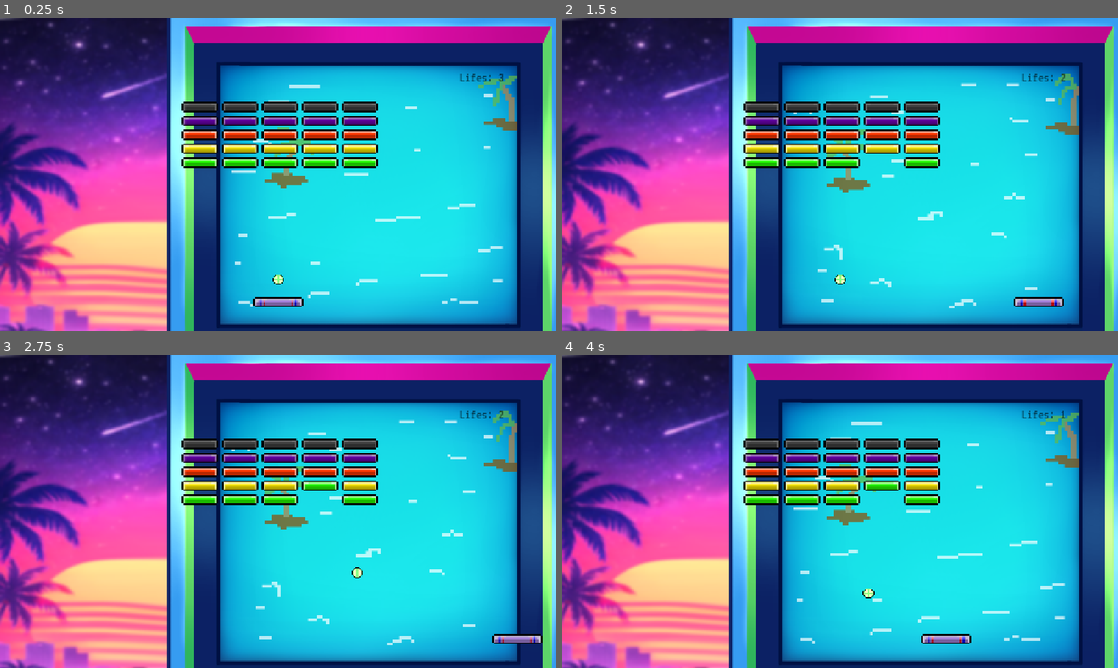
Above: before the commit, frames 1-4 (two rows, left to right).
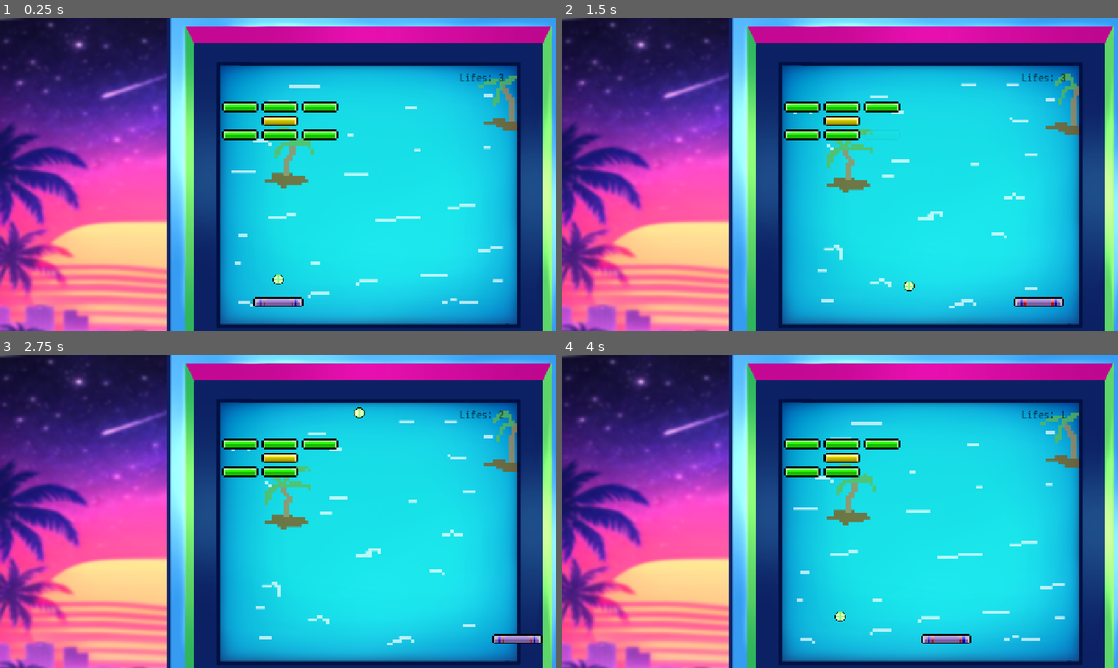
Above: after the commit, the same moments.

Repository: JoshuaSaayo/erotic-brick-game
Game: Godot game, scene res://main_scenes/game.tscn
Two runs of this game, one before a commit and one after it. Both use one fixed random seed, a clock stepped at 60 frames per second and the inputs below.
Inputs:
- Up to frame 1 (0.25 s): no input
- Up to frame 2 (1.5 s): tap Enter at 0.5 s; hold Right (right) 0.53-1.28 s; hold Left (left) from 1.28 s (still down)
- Up to frame 3 (2.75 s): release Left (left) at 2.03 s; hold Right (right) from 2.03 s (still down)
- Up to frame 4 (4 s): release Right (right) at 3.53 s; hold Left (left) from 3.53 s (still down)

The runs differ from the first frame. In frame 1, 4.8% of the frame differs, in the area x 32-68%, y 26-48%; in frame 2, 4.8%; in frame 3, 4.8%; in frame 4, 4.8%.

Commit message:
update prototype

Diff:
--- /dev/null
+++ b/new-game-project/autoload/level_definitions.gd
@@ -0,0 +1,15 @@
+extends Node
+
+var current_level = 1
+
+var level_1 = [
+	[0,1,1,1,0],
+	[0,0,2,0,0],
+	[0,1,1,1,0],
+]
+
+var level_2 = [
+	[4,5,5,5,4],
+	[3,3,4,3,3],
+	[1,2,2,2,1],
+]
--- a/new-game-project/main_scenes/brick_spawner.gd
+++ b/new-game-project/main_scenes/brick_spawner.gd
@@ -15,7 +15,7 @@
 var brick_count = 0
 
 func _ready() -> void:
-	spawn()
+	spawn_from_definition(LevelDefinitions.level_1)
 
 func spawn():
 	var test_brick = brick_scene.instantiate() as Brick
@@ -37,7 +37,34 @@
 			brick.set_position(Vector2(x,y))
 			brick.brick_destroyed.connect(on_brick_destroyed)
 
+
+func spawn_from_definition(level_definition):
+	var test_brick = brick_scene.instantiate() as Brick
+	add_child(test_brick)
+	var brick_size = test_brick.get_size()
+	test_brick.queue_free()
+	var rows = level_definition.size()
+	var columns = level_definition[0].size()
+
+	var row_width = brick_size.x * columns + margin.x * (columns - 1)
+	var spawn_position_x = (-row_width + brick_size.x + margin.x) / 2
+	var spawn_position_y = spawn_start.position.y
+
+	for i in rows:
+		for j in columns:
+			if level_definition[i][j] == 0:
+				continue
+
+			var brick = brick_scene.instantiate() as Brick
+			add_child(brick)
+			brick.set_level(level_definition[i][j])
+			var x = spawn_position_x + j * (margin.x + brick.get_size().x)
+			var y = spawn_position_y + i * (margin.y + brick.get_size().y)
+			brick.set_position(Vector2(x,y))
+			brick.brick_destroyed.connect(on_brick_destroyed)
+
 func on_brick_destroyed():
 	brick_count -= 1
 	if brick_count == 0:
 		ball.stop_ball
+		LevelDefinitions.current_level = 2
--- a/new-game-project/project.godot
+++ b/new-game-project/project.godot
@@ -14,6 +14,10 @@
 run/main_scene="uid://cy0qqardac6dg"
 config/features=PackedStringArray("4.4", "Forward Plus")
 config/icon="res://icon.svg"
+
+[autoload]
+
+LevelDefinitions="*res://autoload/level_definitions.gd"
 
 [display]
 
Not shown, added: new-game-project/autoload/level_definitions.gd.uid
